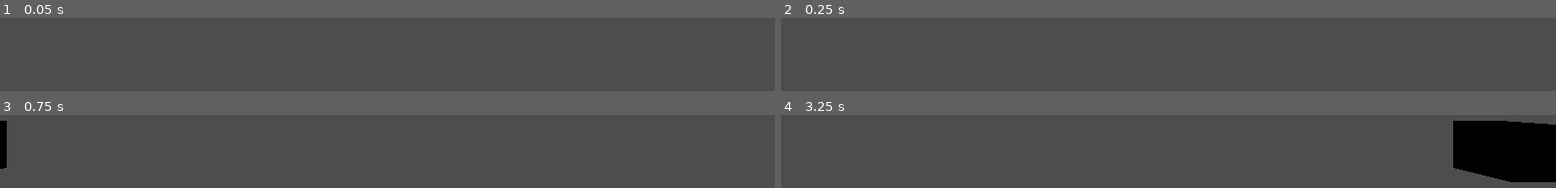
Above: before the commit, frames 1-4 (two rows, left to right).
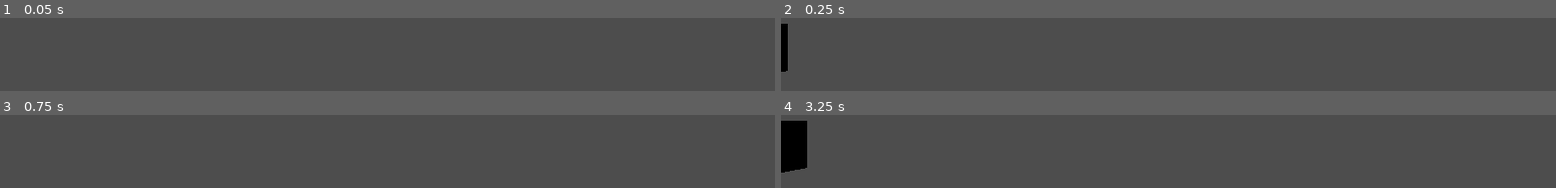
Above: after the commit, the same moments.

Repository: UnhingeDoor/Winter-Jam
Game: Godot game, scene res://Scenes/Main.tscn
Same seed, same stepped clock (60 frames per second), same inputs: the game is played once before the commit and once after it.
Inputs:
- Up to frame 1 (0.05 s): no input
- Up to frame 2 (0.25 s): no input
- Up to frame 3 (0.75 s): tap Enter at 0.5 s; hold Enter from 0.53 s (still down)
- Up to frame 4 (3.25 s): tap Space at 0.77, 0.8, 1.07, 1.35, 1.52, 1.82, 2.3, 3.02 s; release Enter at 1.28 s; tap Enter at 1.55, 2.85 s; hold Enter 2.03-2.78 s

Frame 1 is identical in both runs. In frame 2, 0.6% of the frame differs, in the area x 0-1%, y 7-74%; in frame 3, 0.6%; in frame 4, 13%, in the area x 0-100%, y 7-93%.

Commit message:
Spawn presents indefinitely
A new present comes along for every one you dismiss

Diff:
--- a/Scenes/Main.tscn
+++ b/Scenes/Main.tscn
@@ -6,13 +6,49 @@
 [sub_resource type="GDScript" id="GDScript_ud5np"]
 script/source = "extends Node
 
+signal present_despawned
+
+
+@export var max_present_on_screen_count = 2
+
+@export var present_scene: PackedScene
+@export var default_present_spawn_pos: Vector3
+
+@export var present_spawn_pos: Vector3
+
+func _process(_delta):
+	# Restart Scene
+	if Input.is_key_pressed(KEY_ENTER):
+		get_tree().reload_current_scene()
+
+	# Control present spawning
+	if GlobalVariables.present_on_screen_count < max_present_on_screen_count:
+		var present = present_scene.instantiate()
+		# Offset the presents' spawning position
+		present_spawn_pos.x = default_present_spawn_pos.x - (10 * GlobalVariables.present_on_screen_count)
+		present.initialise(present_spawn_pos)
+		instantiate_object(present)
+		GlobalVariables.present_on_screen_count += 1
+
+
+func instantiate_object(present):
+	add_child(present, true)
+	pass
 "
 
 [node name="Main" type="Node"]
 script = SubResource("GDScript_ud5np")
+present_scene = ExtResource("2_enisl")
+default_present_spawn_pos = Vector3(-10, 0, 0)
 
 [node name="Player" parent="." instance=ExtResource("1_i0wqk")]
 transform = Transform3D(1, 0, 0, 0, 1, 0, 0, 0, 1, 0, 1, 5.46527)
 
+[node name="Camera3D" type="Camera3D" parent="Player"]
+
 [node name="Present" parent="." instance=ExtResource("2_enisl")]
-transform = Transform3D(1, 0, 0, 0, 1, 0, 0, 0, 1, -13.01, 0, 0)
+transform = Transform3D(1, 0, 0, 0, 1, 0, 0, 0, 1, -10, 0, 0)
+
+[connection signal="present_despawned" from="." to="." method="_on_present_despawned"]
+[connection signal="inspection_exited" from="Present" to="." method="_on_present_inspection_exited"]
+[connection signal="tree_exited" from="Present" to="." method="_on_present_tree_exited"]
--- a/Scenes/Player.tscn
+++ b/Scenes/Player.tscn
@@ -6,5 +6,3 @@
 
 [node name="MeshInstance3D" type="MeshInstance3D" parent="."]
 mesh = SubResource("CylinderMesh_mqics")
-
-[node name="Camera3D" type="Camera3D" parent="."]
--- a/Scenes/Present.tscn
+++ b/Scenes/Present.tscn
@@ -9,3 +9,7 @@
 
 [node name="MeshInstance3D" type="MeshInstance3D" parent="."]
 mesh = SubResource("BoxMesh_jf71g")
+
+[connection signal="inspection_entered" from="." to="." method="_on_inspection_entered"]
+[connection signal="inspection_exited" from="." to="." method="_on_inspection_exited"]
+[connection signal="tree_exited" from="." to="." method="_on_tree_exited"]
--- /dev/null
+++ b/Scripts/GlobalVariables.gd
@@ -0,0 +1,5 @@
+extends Node
+
+@export var inspection_in_progress: bool = false
+
+@export var present_on_screen_count: int = 1
--- a/Scripts/Present.gd
+++ b/Scripts/Present.gd
@@ -1,21 +1,49 @@
 extends Node3D
 
+signal inspection_entered
+signal inspection_exited
+
 @export var move_speed: float = 0.1
-@export var is_getting_inspected: bool = false
 
-var inspected: bool = false
+var is_getting_inspected: bool = false
+var is_inspected: bool = false
 
-# Need to create player node
 @onready var player: Node3D = get_node("../Player")
 
+
 func _process(_delta):
-	# Temp, will replace with button event
-	if Input.is_key_pressed(KEY_SPACE):
-		inspected = true
+	#TODO Replace with button event
+	if is_getting_inspected and Input.is_key_pressed(KEY_SPACE):
+		inspection_exited.emit()
+		is_getting_inspected = false
+		is_inspected = true
+
+	# Despawn the present when it's out of frame
+	if position.x > player.position.x + 10:
+		queue_free()
+
 
 func _physics_process(_delta):
 	# Stop the present if it's in front of the player, otherwise move
-	if position.x > player.position.x and not inspected:
+	if position.x > player.position.x and not is_inspected:
+		if not is_getting_inspected:
+			is_getting_inspected = true
+			inspection_entered.emit()
+		#TODO emit signal to pause other presents
+	elif not GlobalVariables.inspection_in_progress:
+		position.x += move_speed
+	else:
 		pass
-	else:
-		position.x += move_speed
+
+func initialise(spawn_pos: Vector3):
+	position = spawn_pos
+	pass
+
+
+func _on_inspection_entered():
+	GlobalVariables.inspection_in_progress = true
+
+
+func _on_inspection_exited():
+	GlobalVariables.inspection_in_progress = false
+	GlobalVariables.present_on_screen_count -= 1
--- a/project.godot
+++ b/project.godot
@@ -14,3 +14,7 @@
 run/main_scene="res://Scenes/Main.tscn"
 config/features=PackedStringArray("4.2", "Forward Plus")
 config/icon="res://icon.svg"
+
+[autoload]
+
+GlobalVariables="*res://Scripts/GlobalVariables.gd"
